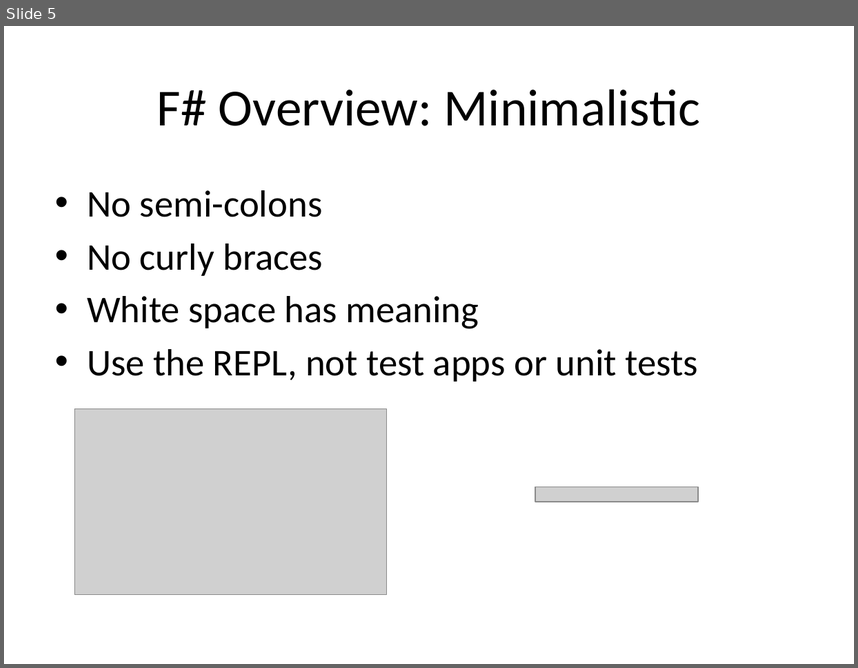
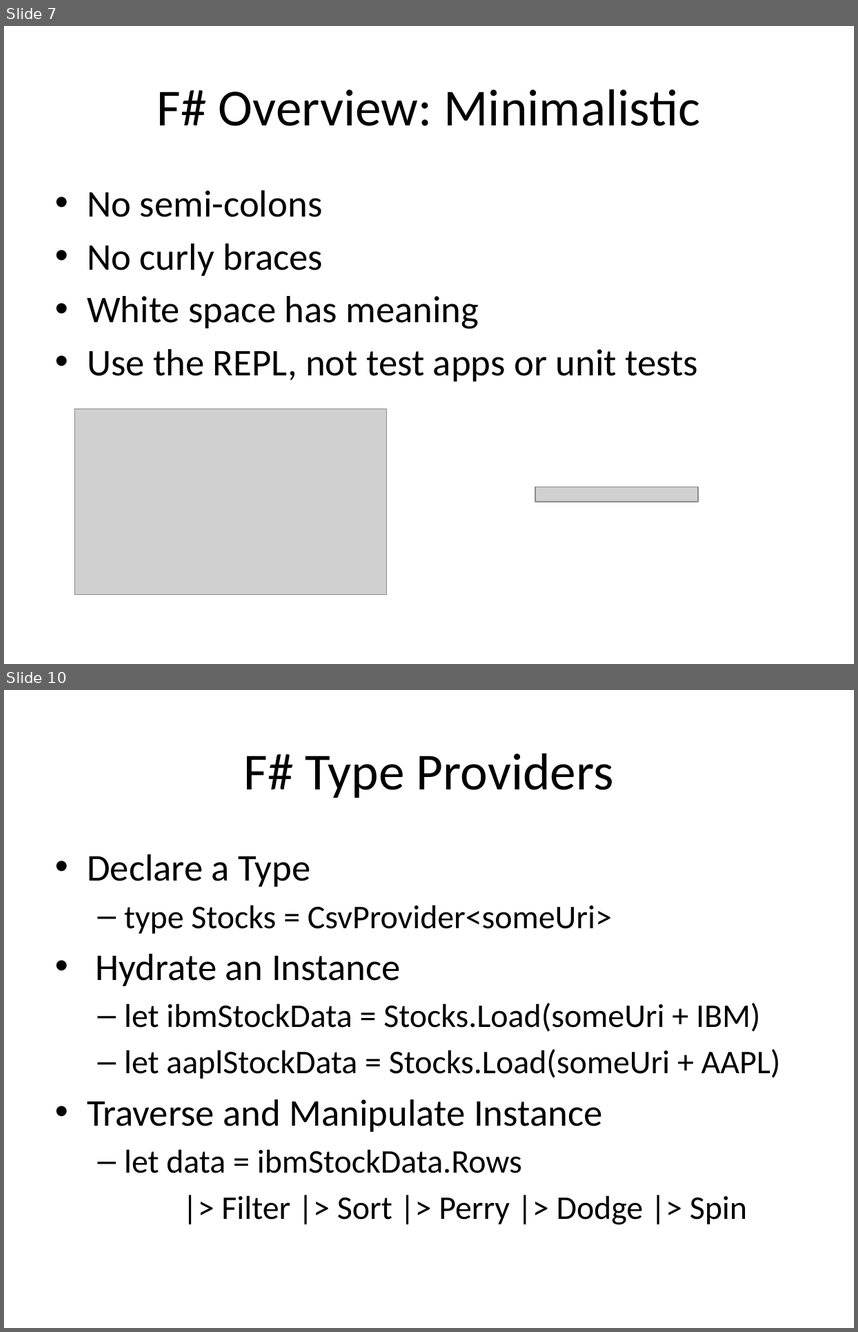
Before and after one commit to AlanGitHub00/PydataNYC, a slide deck: presentation/FSharpForData.pptx. Shown one above the other, each under a label of ours: slide 5 before the commit, slides 7 and 10 after it; the slides between them are not shown. The pictures are 858x668 and 858x1332 pixels, drawn with LibreOffice and Linux fonts; fonts in the diff are those of the drawing; grey boxes stand for pictures. Boxes give left, top, right and bottom in pixels: in the first picture for what was removed or moved away, otherwise in the second. Text is boxed around its words. In the diff, an @@ line names an element or a change of style, - is before the commit and + after.

Commit message:
Added Data Manipulation

```diff
--- a/presentation/FSharpForData.pptx
+++ b/presentation/FSharpForData.pptx
@@ slide 10 added at <box>4,690,854,1328</box>, background #FFFFFF @@
@@ title added at <box>243,753,614,798</box>, 44 pt, text #000000 @@
+F# Type Providers
@@ text added at <box>87,854,781,1225</box>, 28 pt, text #000000 @@
+• Declare a Type
+  – type Stocks = CsvProvider<someUri>
+• Hydrate an Instance
+  – let ibmStockData = Stocks.Load(someUri + IBM)
+  – let aaplStockData = Stocks.Load(someUri + AAPL)
+• Traverse and Manipulate Instance
+  – let data = ibmStockData.Rows
+  |> Filter |> Sort |> Perry |> Dodge |> Spin
@@ what was slide 5 is now slide 7 @@
```
Also in this commit, not shown: 1 slide changed, 11 other slides added, 8 other files.
